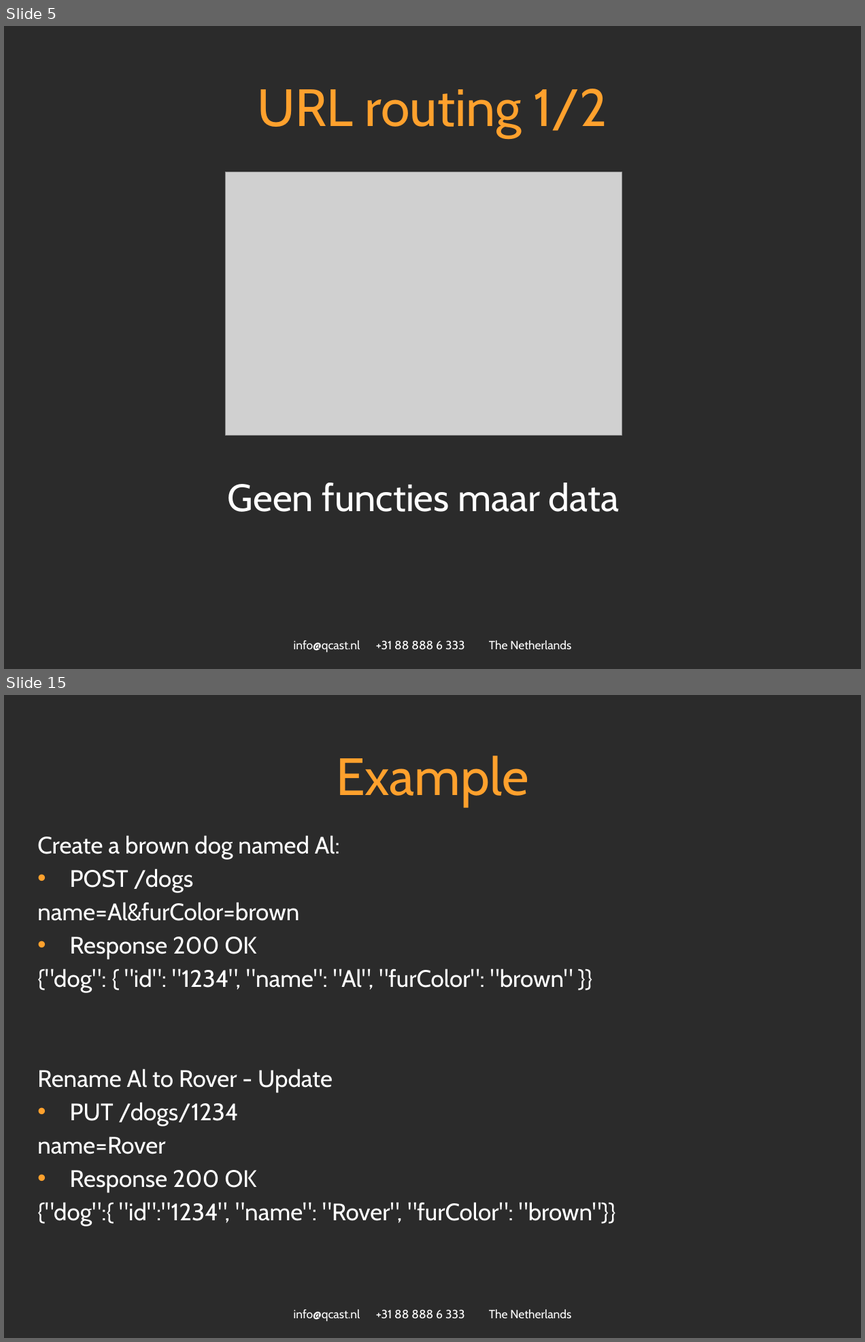
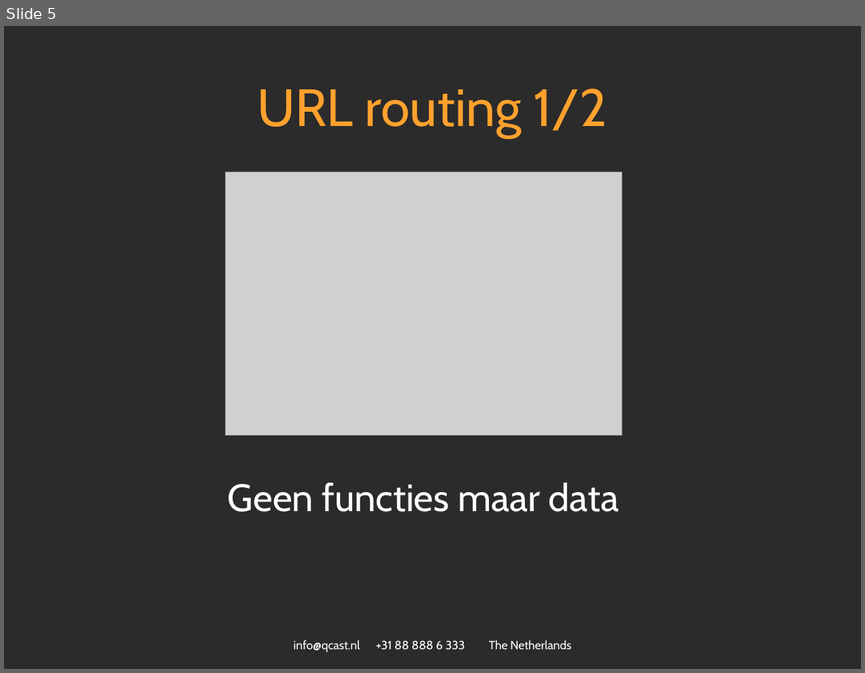
Before and after one commit to spijkerman/dierentuin, a slide deck: API workshop.pptx. Shown one above the other, each under a label of ours: slides 5 and 15 before the commit, slide 5 after it; the slides between them are not shown. The pictures are 865x1342 and 865x673 pixels, drawn with LibreOffice and Linux fonts; fonts in the diff are those of the drawing; grey boxes stand for pictures; background and template pictures are left out; a plain dark background stands for a picture behind light text. Boxes give left, top, right and bottom in pixels: in the first picture for what was removed or moved away, otherwise in the second. Text is boxed around its words. In the diff, an @@ line names an element or a change of style, - is before the commit and + after.

```diff
--- a/API workshop.pptx
+++ b/API workshop.pptx
@@ slide 15 removed at [4,695,861,1338], background picture (left out); not listed: 1 template element that a slide beside it also shows @@
@@ title removed at [336,756,528,807] @@
-Example
@@ text removed at [37,835,616,1226] @@
-Create a brown dog named Al:
-• POST /dogs
-name=Al&furColor=brown
-• Response 200 OK
-{"dog": { "id": "1234", "name": "Al", "furColor": "brown" }}
-Rename Al to Rover - Update
-• PUT /dogs/1234
-name=Rover
-• Response 200 OK
-{"dog":{ "id":"1234", "name": "Rover", "furColor": "brown"}}
```
Also in this commit, not shown: 8 slides changed, 3 slides added, 3 other slides removed.
